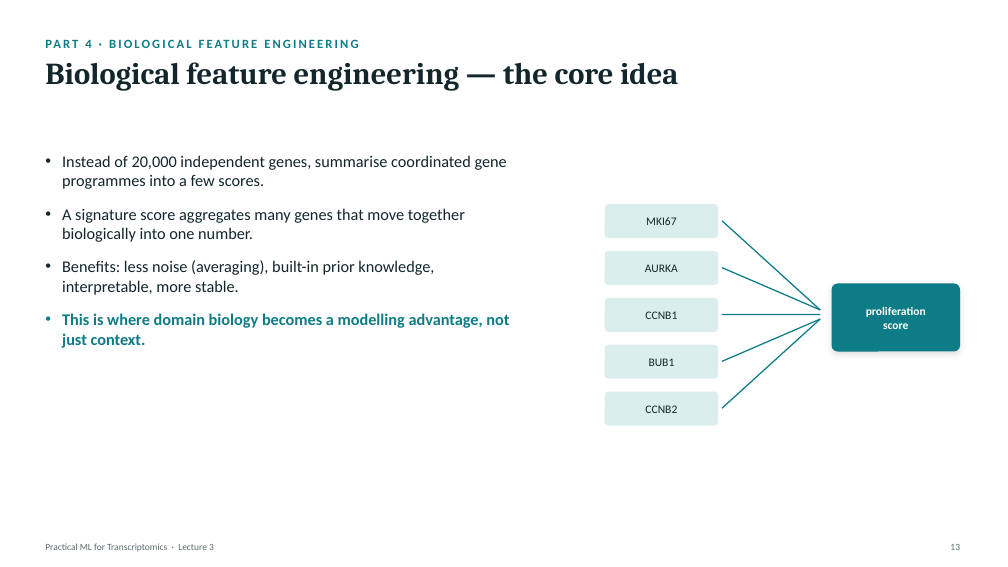
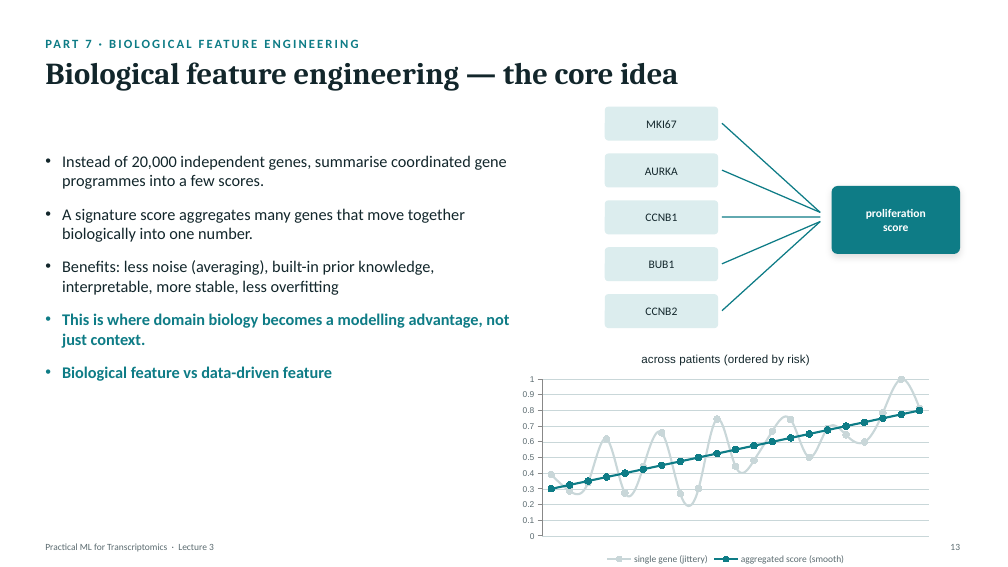
Before and after one commit to zhanyinx/ml26, a slide deck: slide 14 of lessons/lesson03_feature_engineering/theory/slides/Lecture3 - Feature Engineering and Biological Representation.pptx (slide 13 before the commit). Drawn at 1008x567 pixels with LibreOffice and Linux fonts; fonts in the diff are those of the drawing. Boxes give left, top, right and bottom in pixels: in the first picture for what was removed or moved away, otherwise in the second. Text is boxed around its words. In the diff, an @@ line names an element or a change of style, - is before the commit and + after.

```diff
--- a/lessons/lesson03_feature_engineering/theory/slides/Lecture3 - Feature Engineering and Biological Representation.pptx
+++ b/lessons/lesson03_feature_engineering/theory/slides/Lecture3 - Feature Engineering and Biological Representation.pptx
@@ text at (x1=45, y1=39, x2=460, y2=91): text changed @@
-PART 4 · BIOLOGICAL FEATURE ENGINEERING
+PART 7 · BIOLOGICAL FEATURE ENGINEERING
@@ 4 texts, 4 rounded rectangles, 3 lines moved together from (x1=605, y1=221, x2=960, y2=426) to (x1=605, y1=123, x2=960, y2=328) @@
@@ 2 texts, 2 rounded rectangles, 2 lines moved together from (x1=605, y1=204, x2=820, y2=408) to (x1=605, y1=107, x2=820, y2=311) @@
@@ text at (x1=62, y1=260, x2=434, y2=295): text changed @@
-• Benefits: less noise (averaging), built-in prior knowledge, interpretable, more stable.
+• Benefits: less noise (averaging), built-in prior knowledge, interpretable, more stable, less overfitting
@@ line chart added at (x1=514, y1=341, x2=938, y2=567) @@
+title "across patients (ordered by risk)"
+categories: 1, 2, 3, 4, 5, 6, 7, 8, 9, 10, 11, 12, 13, 14, 15, 16, 17, 18, 19, 20, 21
+single gene (jittery): 0.39, 0.29, 0.34, 0.62, 0.27, 0.44, 0.66, 0.27, 0.3, 0.74, 0.44, 0.48, 0.67, 0.74, 0.5, 0.69, 0.64, 0.6, 0.78, 1, 0.81
+aggregated score (smooth): 0.3, 0.33, 0.35, 0.38, 0.4, 0.42, 0.45, 0.47, 0.5, 0.53, 0.55, 0.57, 0.6, 0.62, 0.65, 0.68, 0.7, 0.72, 0.75, 0.77, 0.8
@@ text at (x1=62, y1=366, x2=332, y2=381): paragraph added @@
+• Biological feature vs data-driven feature
```
Also in this commit, not shown: 20 other slides changed, 2 slides added, 7 slides removed.
